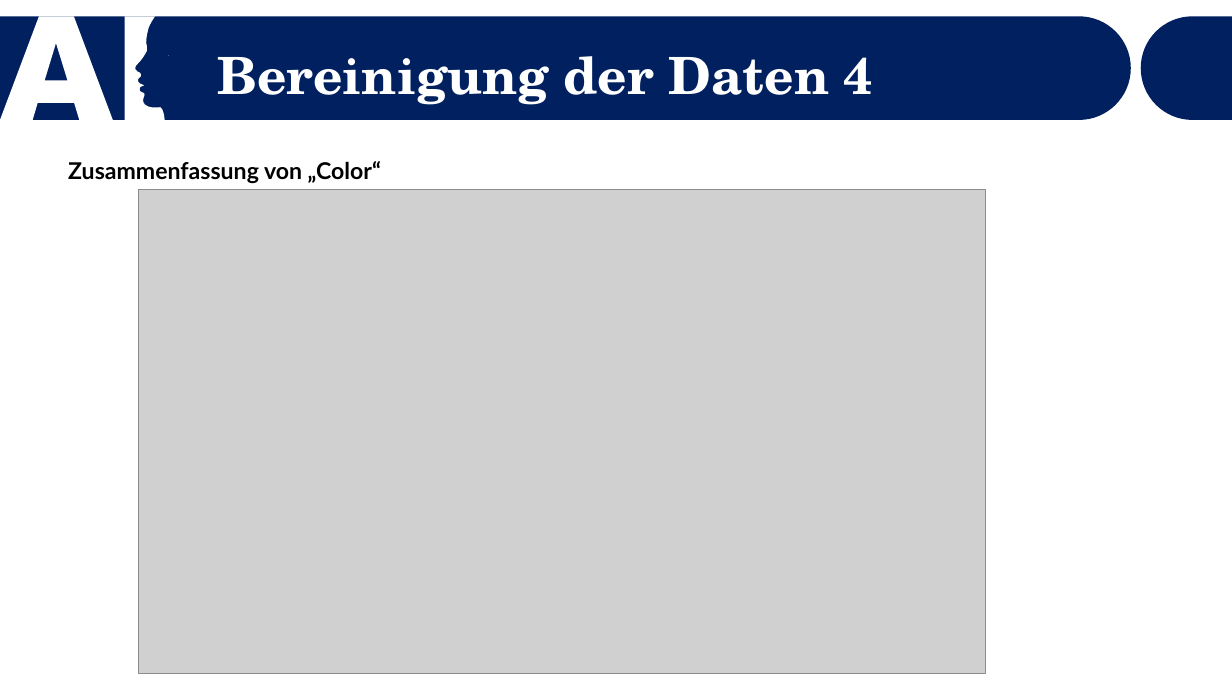
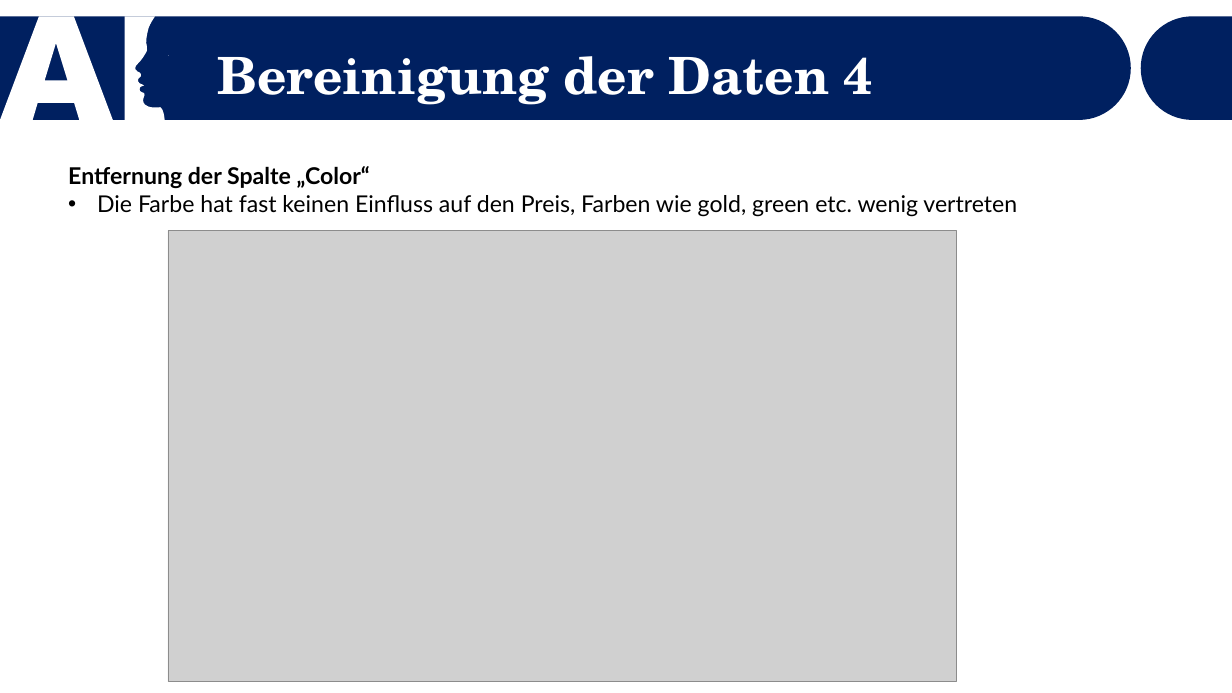
Before and after one commit to Dewin154/Projekt_Machine_Learning, a slide deck: slide 8 of Präsentation_Vorlage.pptx. Drawn at 1232x693 pixels with LibreOffice and Linux fonts; fonts in the diff are those of the drawing; grey boxes stand for pictures. Boxes give left, top, right and bottom in pixels: in the first picture for what was removed or moved away, otherwise in the second. Text is boxed around its words. In the diff, an @@ line names an element or a change of style, - is before the commit and + after.

Commit message:
removed column color

```diff
--- a/Präsentation_Vorlage.pptx
+++ b/Präsentation_Vorlage.pptx
@@ text at bbox=[68, 166, 1017, 217]: text changed; bold off @@
-Zusammenfassung von „Color“
+Entfernung der Spalte „Color“
+• Die Farbe hat fast keinen Einfluss auf den Preis, Farben wie gold, green etc. wenig vertreten
@@ picture: place and size @@
-picture at bbox=[139, 189, 985, 674]
+picture at bbox=[168, 231, 957, 682]
```
Also in this commit, not shown: 2 other files.
